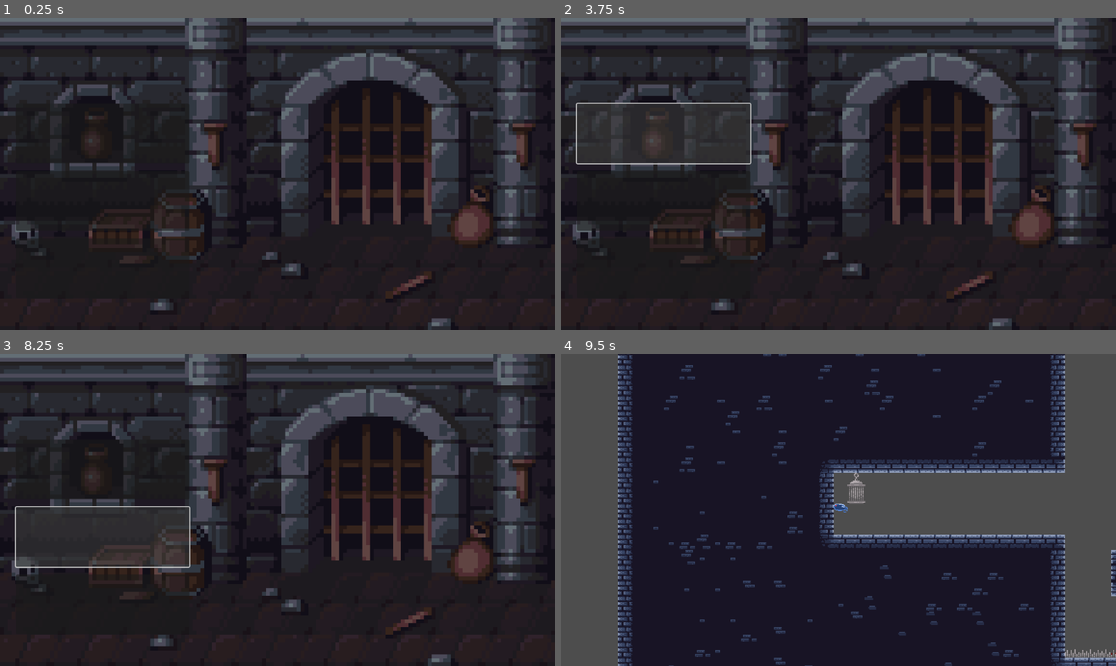
Above: before the commit, frames 1-4 (two rows, left to right).
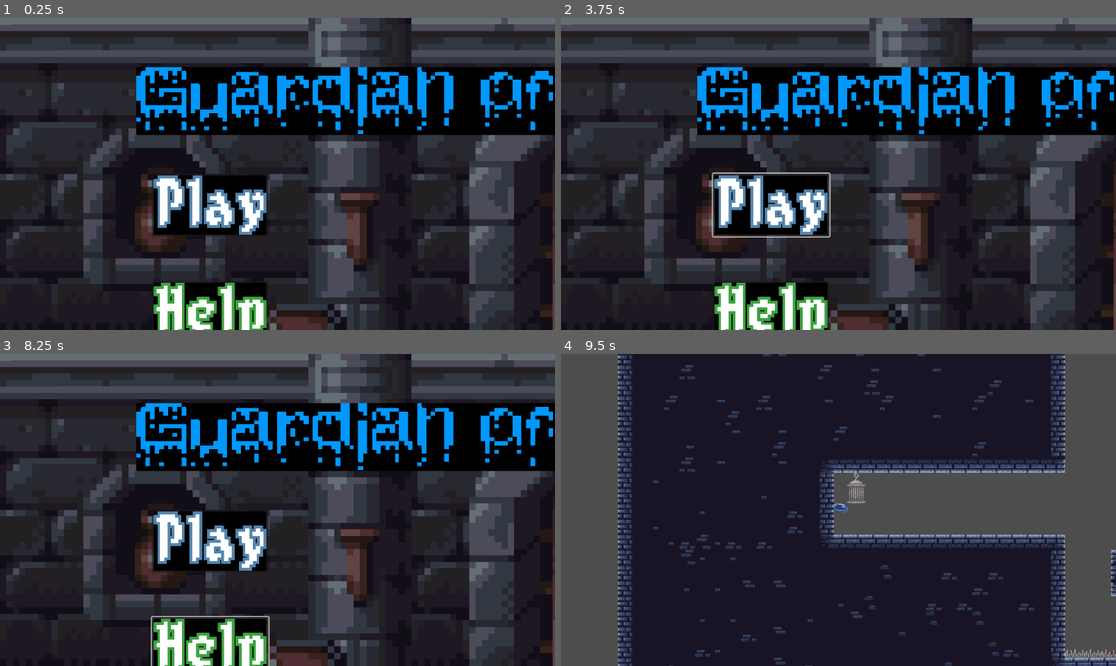
Above: after the commit, the same moments.

Repository: sirBruh/Main-Game
Game: Godot game, scene res://Scenes/menu.tscn
Same seed, same stepped clock (60 frames per second), same inputs: the game is played once before the commit and once after it.
Inputs (mouse positions are in pixels of both pictures, inside the frame that each line leads up to; where the layout moved, square brackets give the same spot in the first picture):
- Up to frame 1 (0.25 s): no input
- Up to frame 2 (3.75 s): click (771, 205) [660, 133] at 0.5 s; tap Enter (ui_accept) at 1.25, 1.52, 2.27 s; hold Right (ui_right) 1.28-2.78 s; hold Left (ui_left) 2.78-3.5 s; click (771, 205) [660, 133] at 3.5 s
- Up to frame 3 (8.25 s): hold Right (ui_right) 4.28-5.78 s; tap Enter (ui_accept) at 4.52, 5.27, 6.02, 7.25, 7.52 s; hold Left (ui_left) 5.78-6.53 s; hold Right (ui_right) 6.53-7.28 s; hold Left (ui_left) 7.28-8 s; click (210, 647) [99, 538] at 8 s
- Up to frame 4 (9.5 s): hold Left (ui_left) from 8.78 s (still down); tap Enter (ui_accept) at 9.02 s

The runs differ from the first frame. In frame 1, 51% of the frame differs, in the area x 0-100%, y 0-100%; in frame 2, 52%; in frame 3, 52%; in frame 4, nothing differs.

Commit message:
Edits
i forgor

Diff:
--- a/Scenes/menu.tscn
+++ b/Scenes/menu.tscn
@@ -1,7 +1,11 @@
-[gd_scene load_steps=3 format=3 uid="uid://dpitssgwnofg5"]
+[gd_scene load_steps=7 format=3 uid="uid://dpitssgwnofg5"]
 
 [ext_resource type="Script" path="res://Scenes/menu.gd" id="1_fbaid"]
 [ext_resource type="Texture2D" uid="uid://cyop2x2xotlsv" path="res://Sprites/Tilemap/image (3).png" id="1_xlkrl"]
+[ext_resource type="Texture2D" uid="uid://syrisbghhc7s" path="res://Sprites/Buttons/70b3829cd034c42c2d877fb4f0b4941b-1.png.png" id="3_bygdx"]
+[ext_resource type="Texture2D" uid="uid://bmaumpvqkp1wj" path="res://Sprites/Buttons/83f20860c6caf09676360e27e5c6e09c-1.png.png" id="4_mts54"]
+[ext_resource type="Texture2D" uid="uid://bfbgubbt24eu3" path="res://Sprites/Buttons/27c7ffb7a9691f578d4a8d3bdb32fc5a-1.png.png" id="5_ymuxo"]
+[ext_resource type="Texture2D" uid="uid://dqradjepcs76e" path="res://Sprites/Buttons/ad1155caee69113bcfed86d4fe8715c1-1.png.png" id="6_8dh5r"]
 
 [node name="Menu" type="Control"]
 layout_mode = 3
@@ -10,39 +14,56 @@
 anchor_bottom = 1.0
 grow_horizontal = 2
 grow_vertical = 2
+scale = Vector2(1.00068, 1)
 pivot_offset = Vector2(-1293, -458)
 script = ExtResource("1_fbaid")
 
 [node name="Sprite2D" type="Sprite2D" parent="."]
-position = Vector2(576, 324)
-scale = Vector2(4, 4.05)
+position = Vector2(959, 540)
+scale = Vector2(6.667, 6.75)
 texture = ExtResource("1_xlkrl")
 
 [node name="Play" type="Button" parent="."]
 custom_minimum_size = Vector2(0, 100)
 layout_mode = 2
-offset_left = 33.0
-offset_top = 178.0
-offset_right = 393.0
-offset_bottom = 302.0
+offset_left = 313.911
+offset_top = 323.0
+offset_right = 555.911
+offset_bottom = 454.0
+icon = ExtResource("3_bygdx")
 
 [node name="How to play" type="Button" parent="."]
 custom_minimum_size = Vector2(0, 100)
 layout_mode = 2
-offset_left = 33.0
-offset_top = 318.0
-offset_right = 393.0
-offset_bottom = 442.0
+offset_left = 313.912
+offset_top = 546.0
+offset_right = 555.911
+offset_bottom = 677.0
+icon = ExtResource("4_mts54")
 
 [node name="Quit" type="Button" parent="."]
 custom_minimum_size = Vector2(0, 100)
 layout_mode = 2
-offset_left = 33.0
-offset_top = 458.0
-offset_right = 393.0
-offset_bottom = 582.0
+offset_left = 311.913
+offset_top = 774.0
+offset_right = 567.913
+offset_bottom = 905.0
+icon = ExtResource("5_ymuxo")
 
 [node name="Press Timer" type="Timer" parent="."]
+
+[node name="TextureRect" type="TextureRect" parent="."]
+layout_mode = 1
+anchors_preset = 15
+anchor_right = 1.0
+anchor_bottom = 1.0
+offset_left = 281.933
+offset_top = 102.0
+offset_right = 501.933
+offset_bottom = -405.0
+grow_horizontal = 2
+grow_vertical = 2
+texture = ExtResource("6_8dh5r")
 
 [connection signal="pressed" from="Play" to="." method="_on_play_pressed"]
 [connection signal="pressed" from="How to play" to="." method="_on_play_pressed"]
